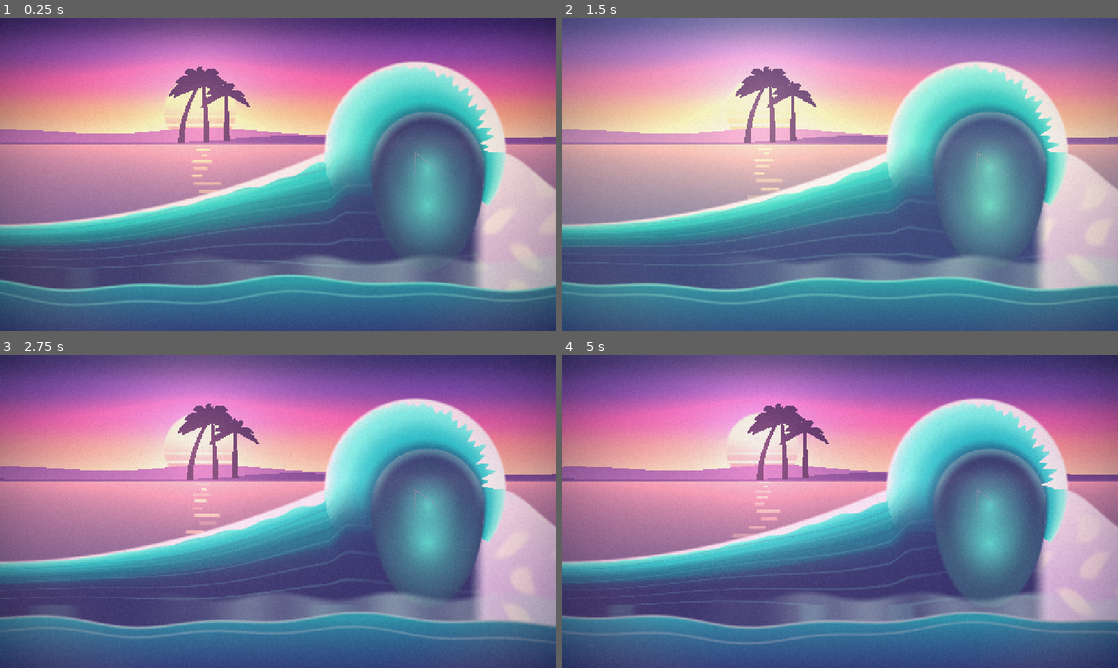
Above: before the commit, frames 1-4 (two rows, left to right).
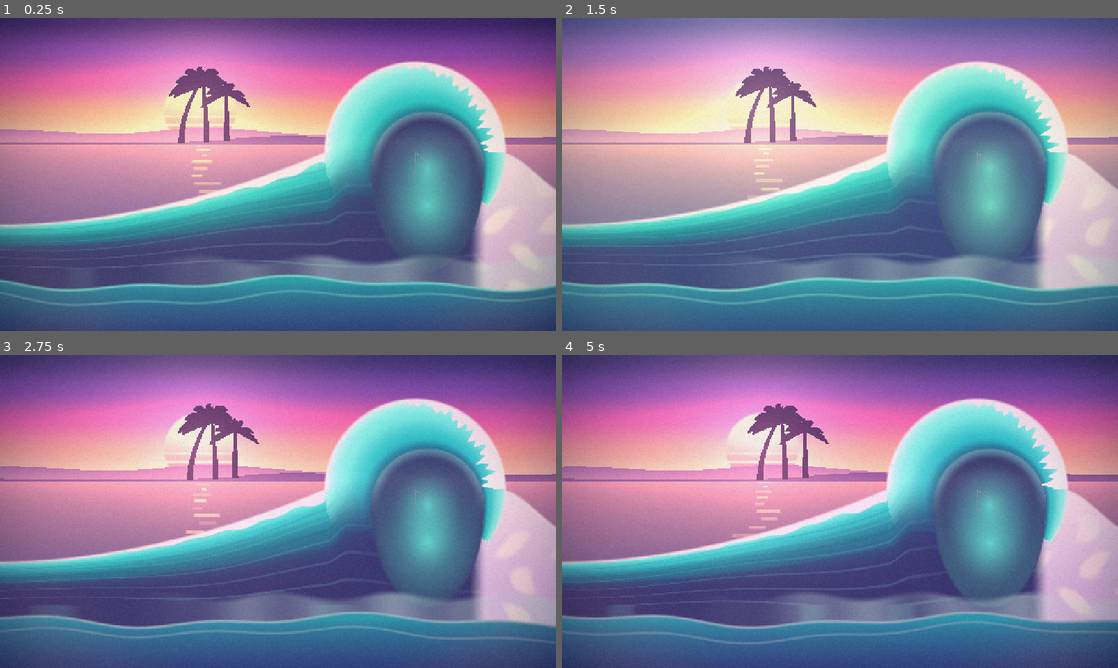
Above: after the commit, the same moments.

Repository: ucsbjd/Chabruh
Game: Godot game, scene res://scenes/main.tscn
Same seed, same stepped clock (60 frames per second), same inputs: the game is played once before the commit and once after it.
Inputs (mouse positions are in pixels of both pictures, inside the frame that each line leads up to):
- Up to frame 1 (0.25 s): no input
- Up to frame 2 (1.5 s): tap Enter at 0.5 s; move the mouse to (962, 158) at 0.52 s; tap M at 0.6, 1.35 s; click (962, 158) at 0.67 s; move the mouse to (728, 190) at 1.27 s; click (728, 190) at 1.42 s
- Up to frame 3 (2.75 s): move the mouse to (333, 442) at 2.02 s; tap M at 2.1 s; click (333, 442) at 2.17 s
- Up to frame 4 (5 s): move the mouse to (812, 574) at 2.77 s; tap M at 2.85, 3.6, 4.35 s; click (812, 574) at 2.92 s; move the mouse to (1006, 558) at 3.52 s; click (1006, 558) at 3.67 s; move the mouse to (673, 464) at 4.27 s; click (673, 464) at 4.42 s

The runs differ from the first frame. In frame 1, 1.5% of the frame differs, in the area x 0-97%, y 36-40%; in frame 2, 1.2%; in frame 3, 1.2%; in frame 4, 1.2%.

Commit message:
Colour ridges and palms with a shader so mood fades never redraw polygons
Recolouring a Polygon2D every frame during a mood fade flooded the web console with
WebGL bufferSubData warnings. Colour now lives in shader uniforms; polygons are static.

Co-Authored-By: Claude Sonnet 5.5 <noreply@anthropic.com>

Diff:
--- a/game/scripts/ridge_layer.gd
+++ b/game/scripts/ridge_layer.gd
@@ -4,6 +4,7 @@
 ## Built once in height units (1.0 is the screen height) and scaled to the screen by world.gd.
 ## The pattern repeats every PERIOD, so scrolling is a position shift that wraps.
 
+const SILHOUETTE_SHADER := preload("res://shaders/ridge.gdshader")
 const PERIOD := 4.0
 const SAMPLE_STEP := 0.05
 const SPAN_FROM := -1          # periods built to the left of 0
@@ -26,10 +27,15 @@
 var _horizon := 0.0
 var _ridge := Polygon2D.new()
 var _palms := Polygon2D.new()
-var _base_count := 0
+var _ridge_material := ShaderMaterial.new()
+var _palm_material := ShaderMaterial.new()
 
 
 func _init() -> void:
+	_ridge_material.shader = SILHOUETTE_SHADER
+	_palm_material.shader = SILHOUETTE_SHADER
+	_ridge.material = _ridge_material
+	_palms.material = _palm_material
 	add_child(_ridge)
 	add_child(_palms)
 
@@ -37,6 +43,10 @@
 ## Builds the ridge and palms standing on a horizon at height `horizon_y`. Call once.
 func build(horizon_y: float) -> void:
 	_horizon = horizon_y
+	for material in [_ridge_material, _palm_material]:
+		material.set_shader_parameter("horizon", horizon_y)
+		material.set_shader_parameter("fade_height", ridge_height)
+	_ridge_material.set_shader_parameter("haze_amount", haze_amount)
 	_build_ridge()
 	_build_palms()
 
@@ -49,15 +59,10 @@
 
 
 func apply_mood(mood: MoodData) -> void:
-	var top: Color = mood.get(ridge_role)
-	var base := top.lerp(mood.haze, haze_amount)
-	var colors := PackedColorArray()
-	for i in _base_count:
-		colors.append(top)
-	for i in _base_count:
-		colors.append(base)
-	_ridge.vertex_colors = colors
-	_palms.color = mood.palm
+	_ridge_material.set_shader_parameter("ridge_color", mood.get(ridge_role))
+	_ridge_material.set_shader_parameter("haze", mood.haze)
+	_palm_material.set_shader_parameter("ridge_color", mood.palm)
+	_palm_material.set_shader_parameter("haze", mood.haze)
 
 
 func _height_at(x: float) -> float:
@@ -74,9 +79,7 @@
 		top.append(Vector2(x, _horizon - _height_at(x)))
 		bottom.append(Vector2(x, _horizon + 0.004))
 		x += SAMPLE_STEP
-	_base_count = top.size()
 	bottom.reverse()
-	# apply_mood colours the vertices in this order: every top point, then every bottom point.
 	_ridge.polygon = top + bottom
 
 
--- /dev/null
+++ b/game/shaders/ridge.gdshader
@@ -0,0 +1,21 @@
+shader_type canvas_item;
+// Flat silhouette colour for ridges and palms, fading toward the haze colour near the horizon.
+// Colour lives in uniforms, not in vertex colours, so a mood fade never redraws the polygons.
+// (Redrawing a Polygon2D every frame floods the web console with WebGL buffer warnings.)
+
+uniform vec4 ridge_color : source_color;
+uniform vec4 haze : source_color;
+uniform float haze_amount = 0.0;
+uniform float horizon = 0.40;
+uniform float fade_height = 0.06;
+
+varying float local_y;
+
+void vertex() {
+	local_y = VERTEX.y;
+}
+
+void fragment() {
+	float fade = smoothstep(horizon - fade_height, horizon, local_y) * haze_amount;
+	COLOR = vec4(mix(ridge_color.rgb, haze.rgb, fade), 1.0);
+}
--- a/game/tests/run_tests.gd
+++ b/game/tests/run_tests.gd
@@ -5,6 +5,9 @@
 
 # Autoloads are not global names in --script mode, so reach the Palette code through its script.
 const PaletteScript := preload("res://scripts/palette.gd")
+
+# Colour uniforms that RidgeLayer sets from code, so they are not mood properties.
+const CODE_FED_COLOURS: Array[String] = ["ridge_color"]
 
 var _failures := 0
 
@@ -55,7 +58,8 @@
 	_check(is_equal_approx(halfway.glow_strength, lerpf(sunset.glow_strength, neon.glow_strength, 0.5)), "moods blend strengths")
 
 
-## Every colour uniform in a shader must be a MoodData property, or world.gd would never feed it.
+## Every colour uniform in a shader must be a MoodData property, or world.gd would never feed it
+## (unless the code that owns the material feeds it, as listed in CODE_FED_COLOURS).
 func _test_shader_colours() -> void:
 	var names := MoodData.property_names()
 	var shader_count := 0
@@ -65,7 +69,7 @@
 		shader_count += 1
 		var shader := load("res://shaders/" + file) as Shader
 		for uniform in shader.get_shader_uniform_list():
-			if uniform.type == TYPE_COLOR:
+			if uniform.type == TYPE_COLOR and not uniform.name in CODE_FED_COLOURS:
 				_check(uniform.name in names, "%s: colour uniform '%s' is a MoodData role" % [file, uniform.name])
 	_check(shader_count > 0, "shaders were found")
 
@@ -77,8 +81,10 @@
 	layer.apply_mood(PaletteScript.build("sunset"))
 	var ridge: Polygon2D = layer.get_child(0)
 	var palms: Polygon2D = layer.get_child(1)
-	_check(ridge.polygon.size() > 0, "ridge has a outline")
-	_check(ridge.vertex_colors.size() == ridge.polygon.size(), "ridge has one colour per vertex")
+	var sunset := PaletteScript.build("sunset")
+	_check(ridge.polygon.size() > 0, "ridge has an outline")
+	_check(ridge.material is ShaderMaterial, "ridge is coloured by a shader, not by redrawing polygons")
+	_check(ridge.material.get_shader_parameter("ridge_color") == sunset.ridge_far, "ridge takes its colour from the mood")
 	_check(palms.polygons.size() > 0, "palms were built")
 	layer.free()
 
Not shown, added: game/shaders/ridge.gdshader.uid
